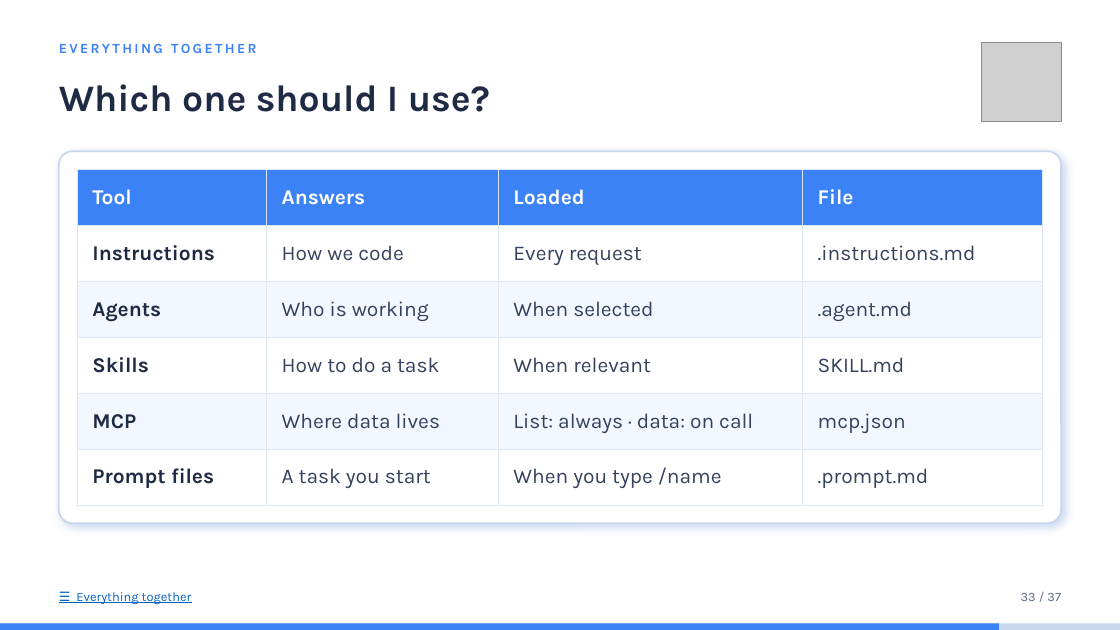
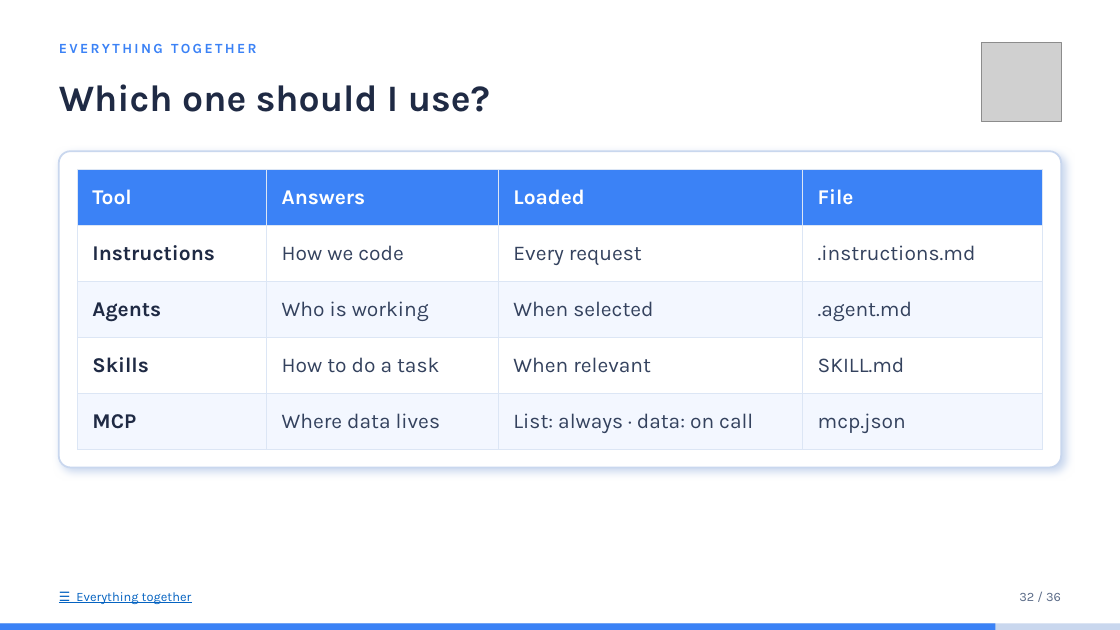
Before and after one commit to idoudist/ai-toolbox-presentation, a slide deck: slide 29 of hello-skills.pptx (slide 32 before the commit). Drawn at 1120x630 pixels with LibreOffice and Linux fonts; fonts in the diff are those of the drawing; grey boxes stand for pictures. Boxes give left, top, right and bottom in pixels: in the first picture for what was removed or moved away, otherwise in the second. Text is boxed around its words. In the diff, an @@ line names an element or a change of style, - is before the commit and + after.

```diff
--- a/hello-skills.pptx
+++ b/hello-skills.pptx
@@ rounded rectangle: place and size @@
-rounded rectangle at bbox=[59, 151, 1061, 523]
+rounded rectangle at bbox=[59, 151, 1061, 468]
@@ table at bbox=[77, 170, 1043, 450] @@
-row 6: Prompt files | A task you start | When you type /name | .prompt.md
@@ text at bbox=[1019, 593, 1061, 601]: text changed @@
-33 / 37
+32 / 36
```
Also in this commit, not shown: 28 other slides changed, 3 slides removed.
